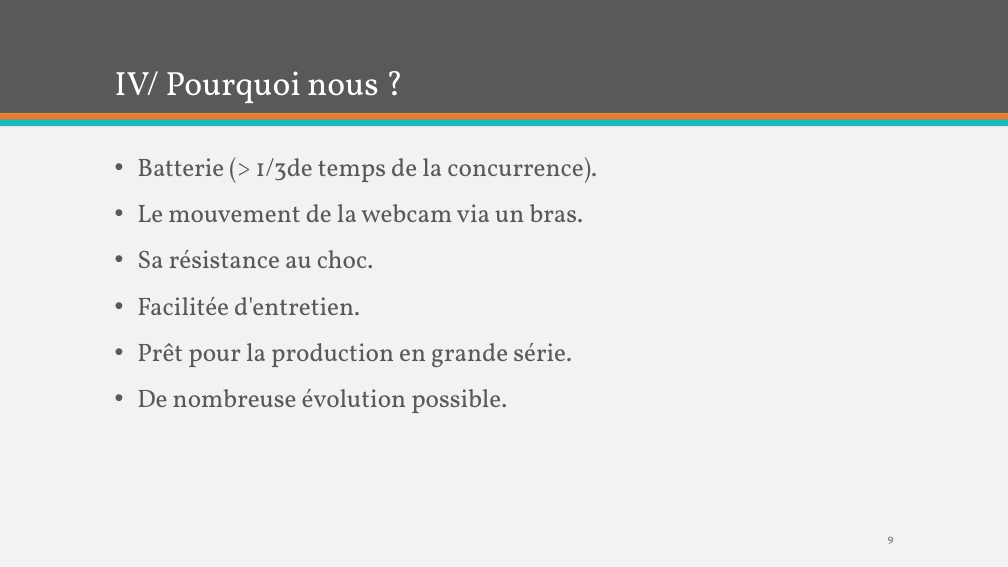
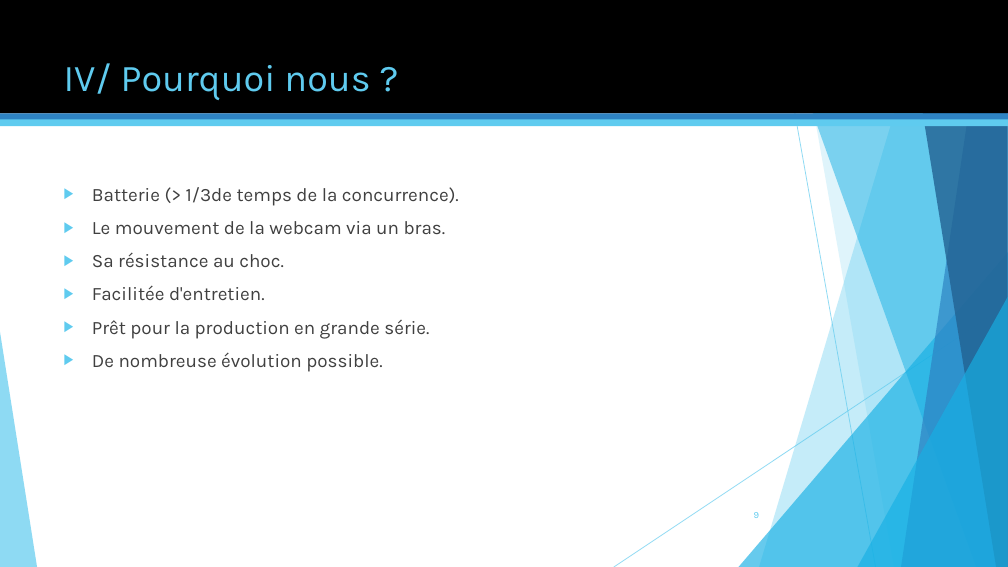
Before and after one commit to miyujach/Projet-Robot, a slide deck: slide 9 of Projet Robot.pptm. Drawn at 1008x567 pixels with LibreOffice and Linux fonts; fonts in the diff are those of the drawing. Boxes give left, top, right and bottom in pixels: in the first picture for what was removed or moved away, otherwise in the second. Text is boxed around its words. In the diff, an @@ line names an element or a change of style, - is before the commit and + after.

```diff
--- a/Projet Robot.pptm
+++ b/Projet Robot.pptm
@@ background #F2F2F2 to #FFFFFF @@
@@ rectangle at [0,0,1008,113]: fill #595959 to #000000 @@
@@ title "IV/ Pourquoi nous ?": place and size @@
-title "IV/ Pourquoi nous ?" at [115,71,378,103]
+title "IV/ Pourquoi nous ?" at [64,63,370,100]
@@ title "IV/ Pourquoi nous ?" at [64,63,370,100]: size 32 to 36 pt, font Vollkorn to Karla, text colour #FFFFFF to #5FCBEF; line spacing 0.9 to 1; vertical alignment bottom to top @@
@@ rectangle at [0,113,1008,120]: fill #EF7920 to #2E83C3 @@
@@ rectangle at [0,119,1008,126]: fill #1EB8C1 to #5FCBEF @@
@@ text "Batterie (> 1/3de temps de ...": place and size @@
-text "Batterie (> 1/3de temps de ..." at [137,157,597,413]
+text "Batterie (> 1/3de temps de ..." at [92,187,459,372]
@@ text "Batterie (> 1/3de temps de ..." at [92,187,459,372]: size 24 to 18 pt, font Vollkorn to Karla, text colour #595959 to #404040; bullet • to ▶; line spacing 0.9 to 1; less space between paragraphs @@
@@ group added at [0,0,1008,567]: 5 freeform shapes, 3 triangles, 2 lines @@
@@ page number: place and size @@
-page number at [888,536,893,544]
+page number at [754,512,759,518]
@@ page number at [754,512,759,518]: size 10 to 9 pt, font Vollkorn to Karla, text colour #595959 to #5FCBEF @@
```
Also in this commit, not shown: 12 other slides changed.
